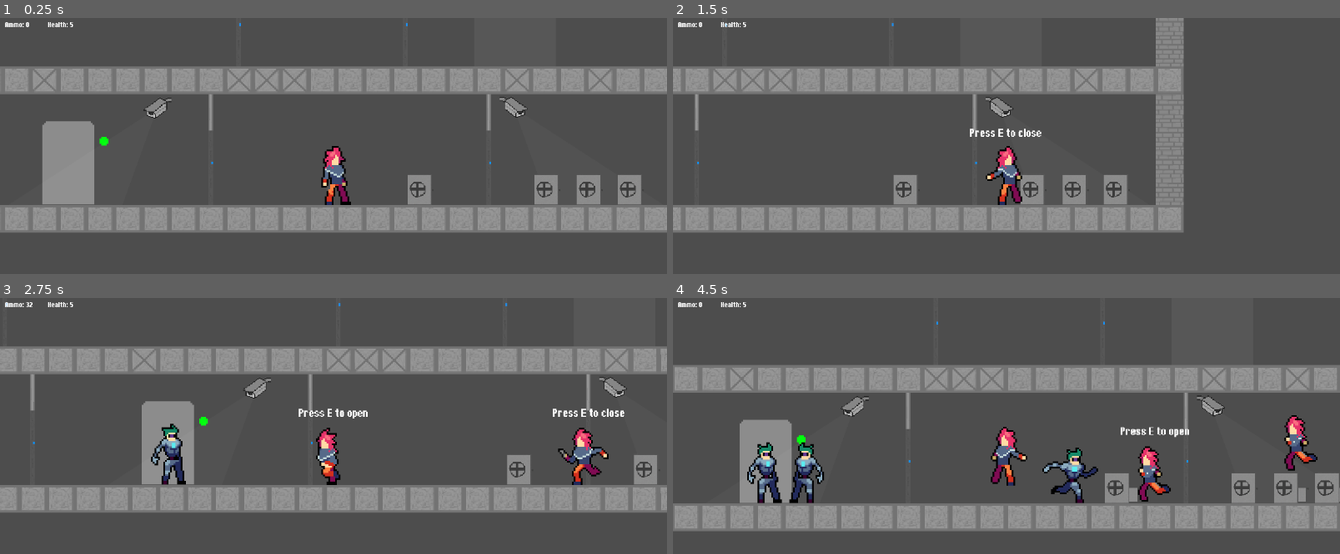
Above: before the commit, frames 1-4 (two rows, left to right).
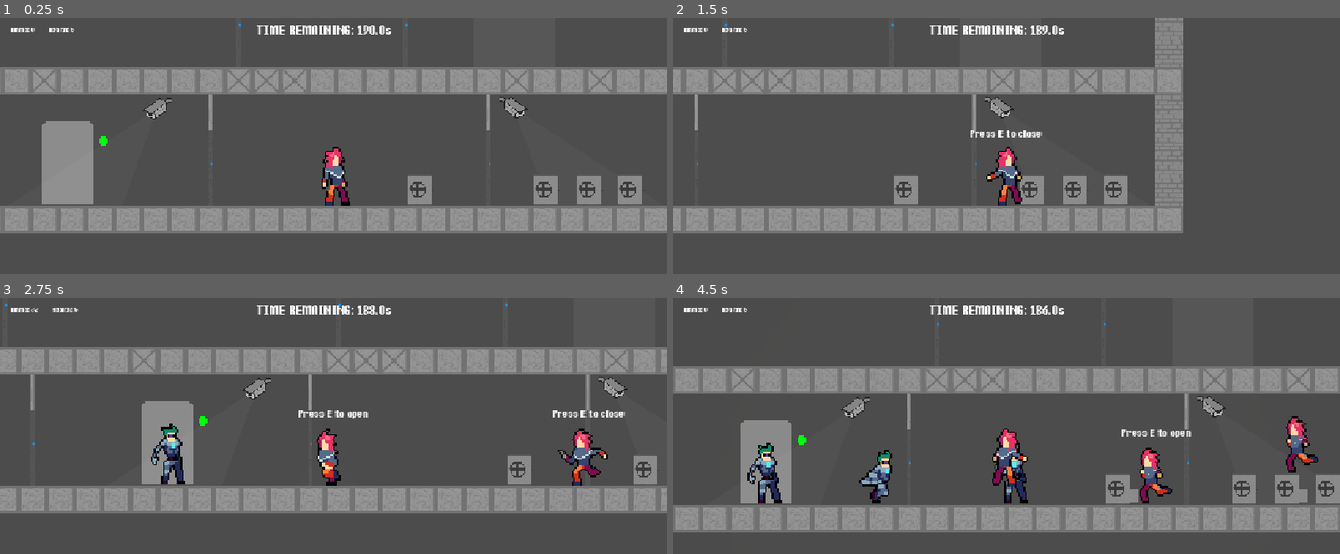
Above: after the commit, the same moments.

Repository: sppmacd/everything-has-to-end
Game: Godot game, scene res://main.tscn
Same seed, same stepped clock (60 frames per second), same inputs: the game is played once before the commit and once after it.
Inputs (mouse positions are in pixels of both pictures, inside the frame that each line leads up to):
- Up to frame 1 (0.25 s): no input
- Up to frame 2 (1.5 s): tap Enter at 0.5 s; move the mouse to (1153, 186) at 0.52 s; hold D from 0.53 s (still down); tap E at 0.6, 1.25, 1.35 s; click (1153, 186) at 0.67 s; tap Space at 0.77 s; move the mouse to (873, 222) at 1.27 s; click (873, 222) at 1.42 s
- Up to frame 3 (2.75 s): tap Space at 1.52 s; tap E at 2, 2.3 s; move the mouse to (400, 402) at 2.02 s; release D at 2.03 s; hold A from 2.03 s (still down); tap R at 2.1 s; click (400, 402) at 2.17 s
- Up to frame 4 (4.5 s): tap E at 2.75, 2.85, 3.5, 3.6, 4.25 s; move the mouse to (outside the picture) at 2.77 s; release A at 2.78 s; hold D 2.78-4.28 s; click (outside the picture) at 2.92 s; tap Space at 3.02, 3.77 s; move the mouse to (1206, 541) at 3.52 s; click (1206, 541) at 3.67 s; move the mouse to (806, 428) at 4.27 s; hold A from 4.28 s (still down); tap R at 4.35 s; click (806, 428) at 4.42 s

The runs differ from the first frame. In frame 1, 2.9% of the frame differs, in the area x 0-100%, y 1-85%; in frame 2, 2.8%; in frame 3, 3.8%; in frame 4, 8.7%, in the area x 0-100%, y 1-92%.

Commit message:
Vignette, balance

Diff:
--- a/entities/npc.gd
+++ b/entities/npc.gd
@@ -93,7 +93,8 @@
 				print("cooldown restart")
 				$PlayerFollowingCooldown.start()
 				var should_walk = abs(p.x - global_position.x) > 200
-				walking_speed = 2.0 if should_walk else 1.0
+				walking_speed = 2.0 if should_walk else 0.0
+				#$Debug.text = "state=%d player=%s should_walk=%s" % [state, p, should_walk]
 				if not should_walk and $GunTimer.is_stopped():
 					print("START GUN TIMER")
 					start_shooting.call_deferred()
--- a/entities/npc.tscn
+++ b/entities/npc.tscn
@@ -225,6 +225,12 @@
 [node name="GunTimer" type="Timer" parent="."]
 wait_time = 2.0
 
+[node name="Debug" type="Label" parent="."]
+offset_left = -17.0
+offset_top = -87.0
+offset_right = 23.0
+offset_bottom = -73.0
+
 [connection signal="timeout" from="Timer" to="." method="_on_timer_timeout"]
 [connection signal="timeout" from="LookaroundTimer" to="." method="_on_lookaround_timer_timeout"]
 [connection signal="timeout" from="PlayerFollowingCooldown" to="." method="_on_player_following_cooldown_timeout"]
--- a/entities/player.gd
+++ b/entities/player.gd
@@ -62,6 +62,7 @@
 		rotation = deg_to_rad(90)
 		$Sprite2D.play("idle")
 		$Sprite2D.stop()
+		await get_tree().create_timer(5).timeout
 		Main.the.current_level().respawn_player()
 
 func _animation_process(_delta: float) -> void:
@@ -144,7 +145,9 @@
 func action_use(player: Player):
 	print("USE PLAYER ", ammo)
 	player.ammo += self.ammo
+	player.keys.append_array(self.keys)
 	player.ammo_changed.emit()
+	player.key_added.emit()
 	queue_free()
 
 func _process(delta: float) -> void:
--- a/gui/hud.gd
+++ b/gui/hud.gd
@@ -1,6 +1,6 @@
 extends Control
 
-func setup(player: Player):
+func setup(player: Player, level: GameLevel):
 	player.key_added.connect(func():
 		update_keys_ui(player)
 	)
@@ -10,23 +10,35 @@
 	player.health_changed.connect(func():
 		update_health_ui(player)
 	)
+	level.time_remaining_changed.connect(func():
+		update_time_remaining_ui(level)
+	)
 	update_keys_ui(player)
 	update_ammo_ui(player)
 	update_health_ui(player)
+	update_time_remaining_ui(level)
 
 
 func update_keys_ui(player: Player):
-	for q in $Keys.get_children():
+	for q in %Keys.get_children():
 		q.queue_free()
 
 	for key in player.keys:
 		var q = TextureRect.new()
 		q.texture = load(Keys.KEY_TEXTURES[key])
 		q.custom_minimum_size = Vector2(32, 32)
-		$Keys.add_child(q)
+		%Keys.add_child(q)
 
 func update_ammo_ui(player: Player):
-	$Ammo.text = "Ammo: " + str(player.ammo)
+	%Ammo.text = "Ammo: " + str(player.ammo)
 
 func update_health_ui(player: Player):
-	$Health.text = "Health: " + str(player.health)
+	%Health.text = "Health: " + str(player.health)
+
+
+func _set_time_remaining(time_remaining: float, cycle_length: float):
+	%TimeRemaining.text = "TIME REMAINING: " + str(ceil(time_remaining)) + "s"
+	$Vignette.modulate = Color8(255, 255, 255, 255 - 255 * time_remaining / cycle_length)
+
+func update_time_remaining_ui(level: GameLevel):
+	_set_time_remaining(level.time_remaining(), level.cycle_length())
--- a/gui/hud.tscn
+++ b/gui/hud.tscn
@@ -1,31 +1,66 @@
-[gd_scene load_steps=2 format=3 uid="uid://clcafl3xybofv"]
+[gd_scene load_steps=4 format=3 uid="uid://clcafl3xybofv"]
 
 [ext_resource type="Script" uid="uid://bgymuk2jsmrrm" path="res://gui/hud.gd" id="1_350da"]
+[ext_resource type="Texture2D" uid="uid://wqaualy3bycw" path="res://assets/vignette.png" id="2_u7rvv"]
+
+[sub_resource type="LabelSettings" id="LabelSettings_350da"]
+font_size = 30
 
 [node name="Hud" type="Control"]
 layout_mode = 3
 anchors_preset = 0
+offset_right = 214.0
+offset_bottom = 27.0
 script = ExtResource("1_350da")
 
-[node name="Keys" type="HFlowContainer" parent="."]
+[node name="Vignette" type="TextureRect" parent="."]
 layout_mode = 0
-offset_left = 9.0
-offset_top = 31.0
-offset_right = 679.0
-offset_bottom = 71.0
+offset_right = 1152.0
+offset_bottom = 648.0
+mouse_filter = 2
+texture = ExtResource("2_u7rvv")
+expand_mode = 1
 
-[node name="Ammo" type="Label" parent="."]
+[node name="VBoxContainer" type="HBoxContainer" parent="."]
 layout_mode = 0
-offset_left = 9.0
-offset_top = 4.0
-offset_right = 69.0
+offset_left = 19.0
+offset_top = 13.0
+offset_right = 141.0
 offset_bottom = 27.0
+theme_override_constants/separation = 24
+
+[node name="Ammo" type="Label" parent="VBoxContainer"]
+unique_name_in_owner = true
+layout_mode = 2
 text = "Ammo: 20"
 
-[node name="Health" type="Label" parent="."]
+[node name="Health" type="Label" parent="VBoxContainer"]
+unique_name_in_owner = true
+layout_mode = 2
+text = "Health: 20"
+
+[node name="Keys" type="HFlowContainer" parent="."]
+unique_name_in_owner = true
 layout_mode = 0
-offset_left = 83.0
-offset_top = 4.0
-offset_right = 143.0
-offset_bottom = 27.0
-text = "Health: 20"
+offset_left = 15.0
+offset_top = 60.0
+offset_right = 229.0
+offset_bottom = 87.0
+
+[node name="Container" type="CenterContainer" parent="."]
+layout_mode = 1
+anchors_preset = 5
+anchor_left = 0.5
+anchor_right = 0.5
+offset_left = 347.0
+offset_top = 7.0
+offset_right = 561.0
+offset_bottom = 34.0
+grow_horizontal = 2
+
+[node name="TimeRemaining" type="Label" parent="Container"]
+unique_name_in_owner = true
+layout_mode = 2
+text = "TIME REMAINING: ???"
+label_settings = SubResource("LabelSettings_350da")
+horizontal_alignment = 1
--- a/levels/level.gd
+++ b/levels/level.gd
@@ -2,6 +2,8 @@
 extends Node2D
 
 @onready var spawn_point: Marker2D = $SpawnPoint
+
+signal time_remaining_changed
 
 func player() -> Player:
 	return get_node_or_null("Player")
@@ -29,3 +31,15 @@
 	var p = player()
 	if p:
 		p.damage(10000000)
+
+
+func time_remaining():
+	return $RespawnTimer.time_left
+
+
+func cycle_length():
+	return $RespawnTimer.wait_time
+
+
+func _on_update_timer_timeout() -> void:
+	time_remaining_changed.emit()
--- a/levels/level.tscn
+++ b/levels/level.tscn
@@ -8,7 +8,11 @@
 [node name="SpawnPoint" type="Marker2D" parent="."]
 
 [node name="RespawnTimer" type="Timer" parent="."]
-wait_time = 180.0
+wait_time = 190.0
+autostart = true
+
+[node name="UpdateTimer" type="Timer" parent="."]
 autostart = true
 
 [connection signal="timeout" from="RespawnTimer" to="." method="_on_respawn_timer_timeout"]
+[connection signal="timeout" from="UpdateTimer" to="." method="_on_update_timer_timeout"]
--- a/levels/level2.tscn
+++ b/levels/level2.tscn
@@ -50,7 +50,7 @@
 [node name="Door" parent="Floor0" index="7" instance=ExtResource("4_py88r")]
 position = Vector2(108, 127)
 key_chances = Dictionary[String, float]({
-"lvl2_floor0_upstairs": 0.7
+"lvl2_floor0_upstairs": 0.3
 })
 required_key = "lvl2_floor0_upstairs"
 
--- a/main.gd
+++ b/main.gd
@@ -10,7 +10,7 @@
 	_current_level.respawn_player()
 
 func on_player_changed():
-	$CanvasLayer/Hud.setup(current_level().player())
+	$CanvasLayer/Hud.setup(current_level().player(), _current_level)
 
 func current_level():
 	return _current_level
@@ -23,3 +23,5 @@
 	_current_level = lvl
 	lvl.name = "Level"
 	add_child(lvl)
+	if current_level().player():
+		$CanvasLayer/Hud.setup(current_level().player(), lvl)
--- a/project.godot
+++ b/project.godot
@@ -17,8 +17,8 @@
 
 [display]
 
-window/stretch/mode="viewport"
-window/stretch/aspect="expand"
+window/stretch/mode="canvas_items"
+window/stretch/aspect="ignore"
 
 [gui]
 
@@ -29,6 +29,7 @@
 2d_physics/layer_1="Collision"
 2d_physics/layer_2="Use"
 2d_physics/layer_3="Damage"
+2d_physics/layer_4="Player"
 
 [rendering]
 
Binary file added: assets/vignette.png
Not shown, added: assets/vignette.png.import
